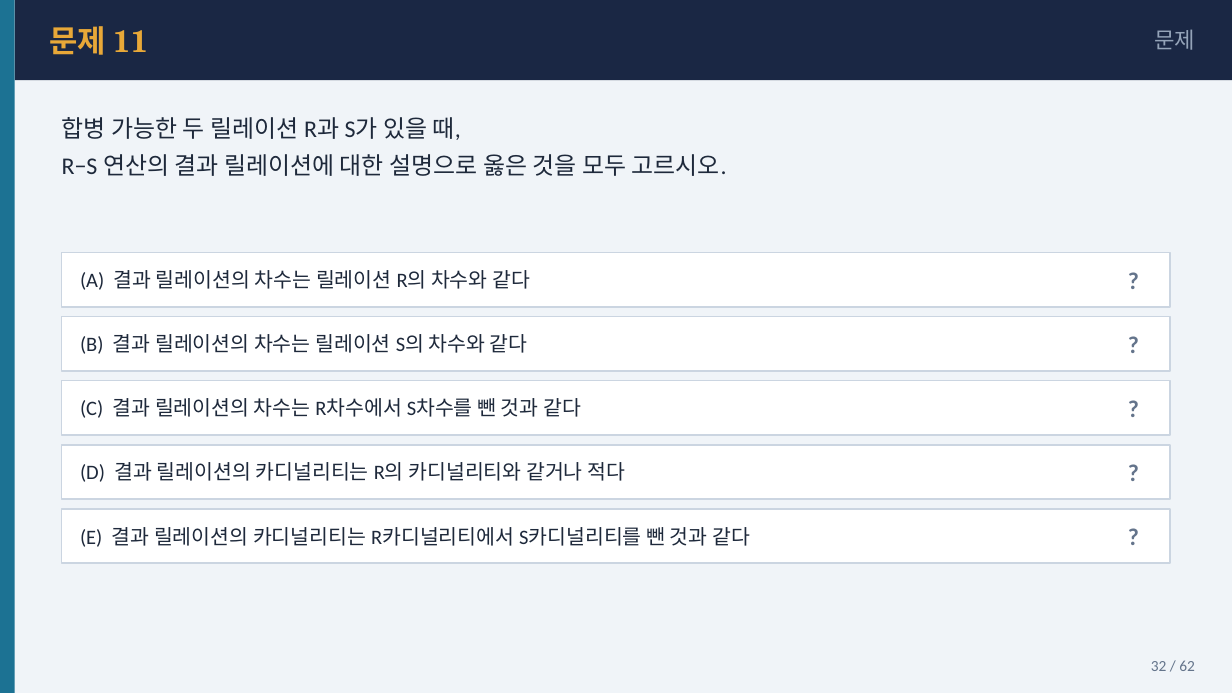
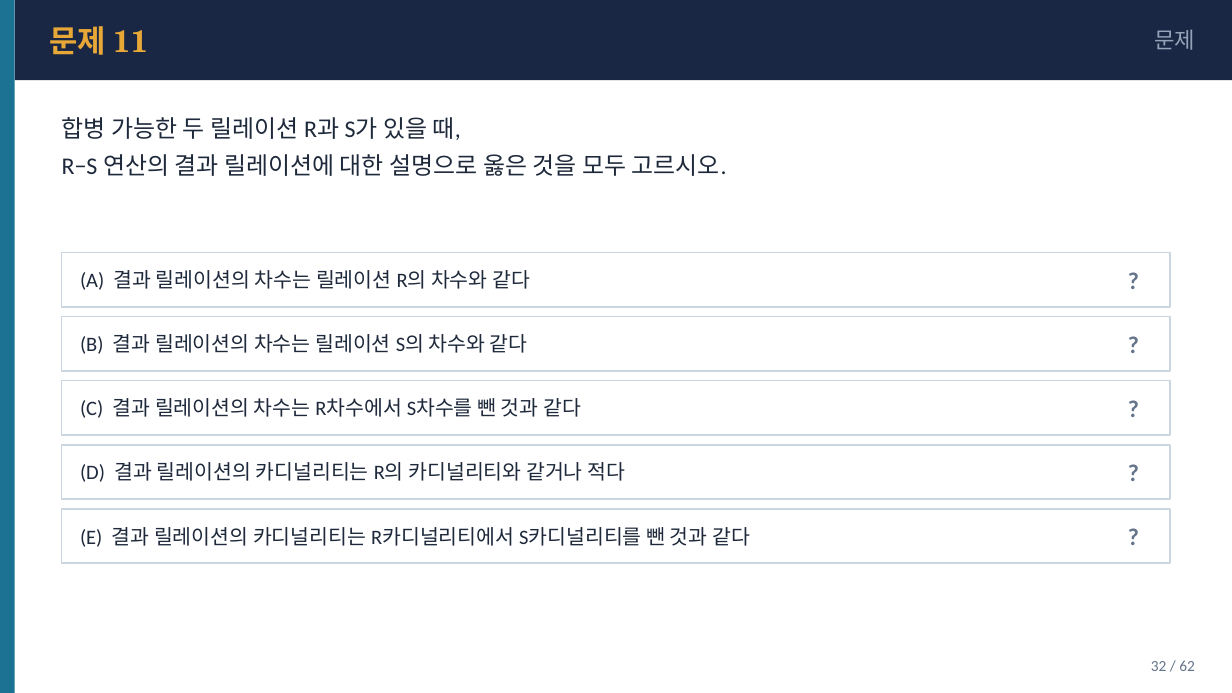
Before and after one commit to Sangdon-Park/Sangdon-Park.github.io, a slide deck: slide 22 of data/DB시스템/6장_연습문제_문제_정답.pptx (slide 32 before the commit). Drawn at 1232x693 pixels with LibreOffice and Linux fonts; fonts in the diff are those of the drawing. Boxes give left, top, right and bottom in pixels: in the first picture for what was removed or moved away, otherwise in the second. Text is boxed around its words. In the diff, an @@ line names an element or a change of style, - is before the commit and + after.

```diff
--- a/data/DB시스템/6장_연습문제_문제_정답.pptx
+++ b/data/DB시스템/6장_연습문제_문제_정답.pptx
@@ background #F0F4F8 to #FFFFFF @@
```
Also in this commit, not shown: 9 other slides changed, 3 slides added, 4 other files.
